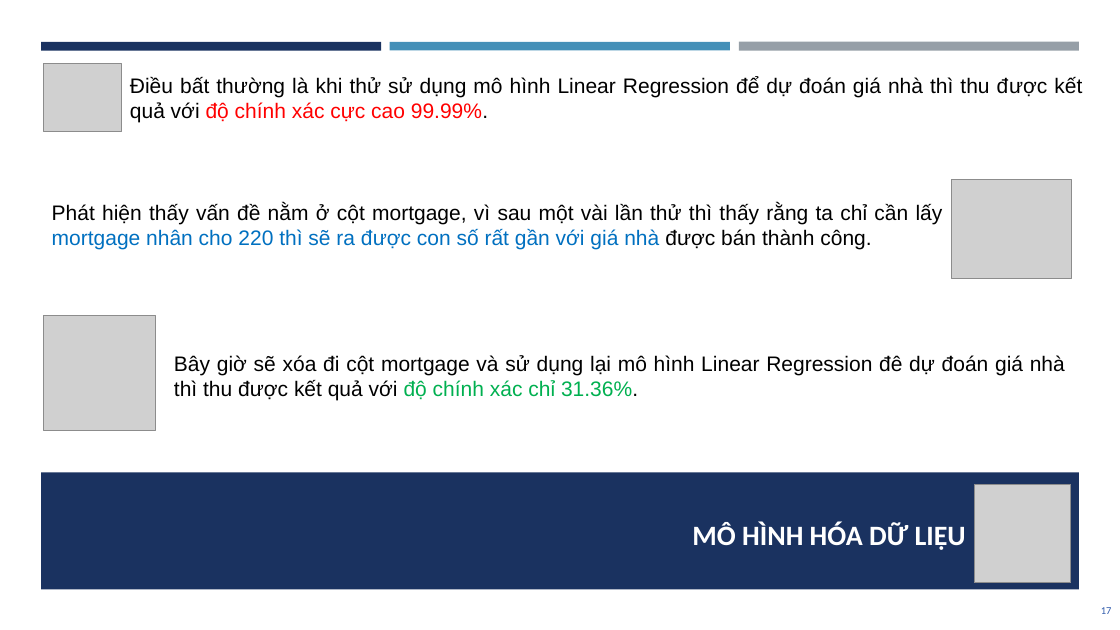
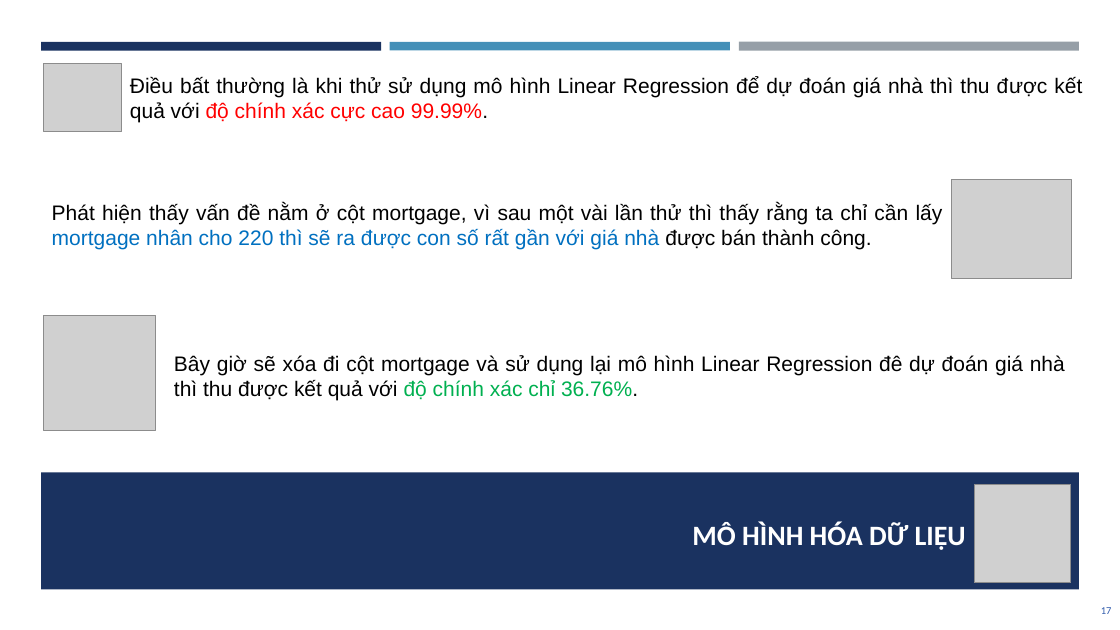
Before and after one commit to dpnam/DS-Final-Project, a slide deck: slide 17 of report-slide/BaoCaoCuoiKy_DS.pptx. Drawn at 1120x630 pixels with LibreOffice and Linux fonts; fonts in the diff are those of the drawing; grey boxes stand for pictures. Boxes give left, top, right and bottom in pixels: in the first picture for what was removed or moved away, otherwise in the second. Text is boxed around its words. In the diff, an @@ line names an element or a change of style, - is before the commit and + after.

```diff
--- a/report-slide/BaoCaoCuoiKy_DS.pptx
+++ b/report-slide/BaoCaoCuoiKy_DS.pptx
@@ text at [174,355,1065,401]: text changed @@
-Bây giờ sẽ xóa đi cột mortgage và sử dụng lại mô hình Linear Regression đê dự đoán giá nhà thì thu được kết quả với độ chính xác chỉ 31.36%.
+Bây giờ sẽ xóa đi cột mortgage và sử dụng lại mô hình Linear Regression đê dự đoán giá nhà thì thu được kết quả với độ chính xác chỉ 36.76%.
```
Also in this commit, not shown: 2 other slides changed, 1 other file.
